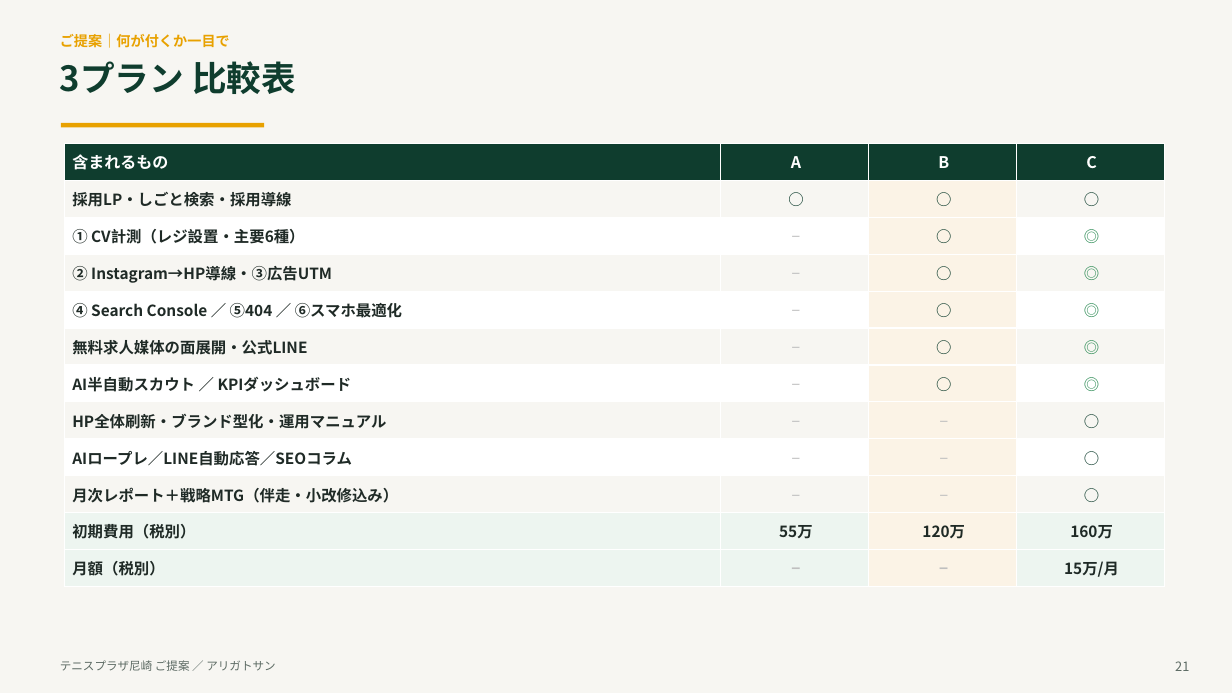
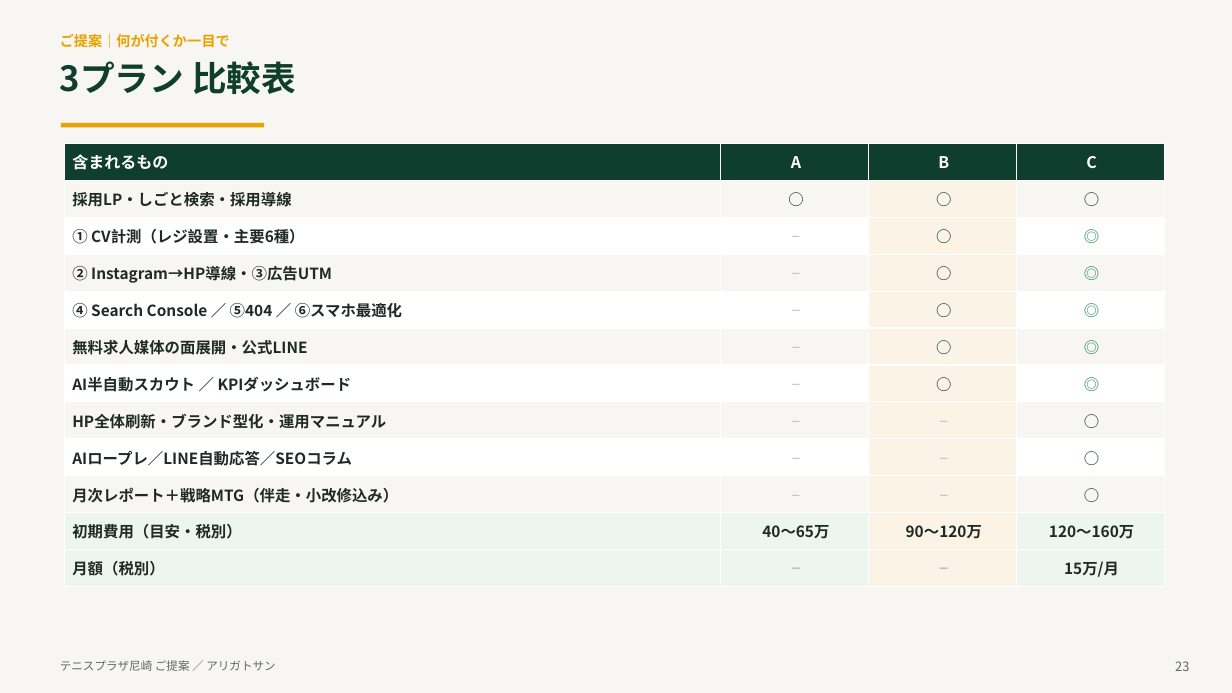
Before and after one commit to arigatosun/tennis-plaza-amagasaki, a slide deck: slide 24 of docs/00_提案・戦略/tennis_plaza_proposal_deck.pptx (slide 22 before the commit). Drawn at 1232x693 pixels with LibreOffice and Linux fonts; fonts in the diff are those of the drawing. Boxes give left, top, right and bottom in pixels: in the first picture for what was removed or moved away, otherwise in the second. Text is boxed around its words. In the diff, an @@ line names an element or a change of style, - is before the commit and + after.

```diff
--- a/docs/00_提案・戦略/tennis_plaza_proposal_deck.pptx
+++ b/docs/00_提案・戦略/tennis_plaza_proposal_deck.pptx
@@ table at bbox=[65, 143, 1165, 587] @@
-row 11: 初期費用（税別） | 55万 | 120万 | 160万
+row 11: 初期費用（目安・税別） | 40〜65万 | 90〜120万 | 120〜160万
@@ text at bbox=[1175, 661, 1189, 671]: text changed @@
-21
+23
```
Also in this commit, not shown: 17 other slides changed, 2 slides added, 1 other file.
